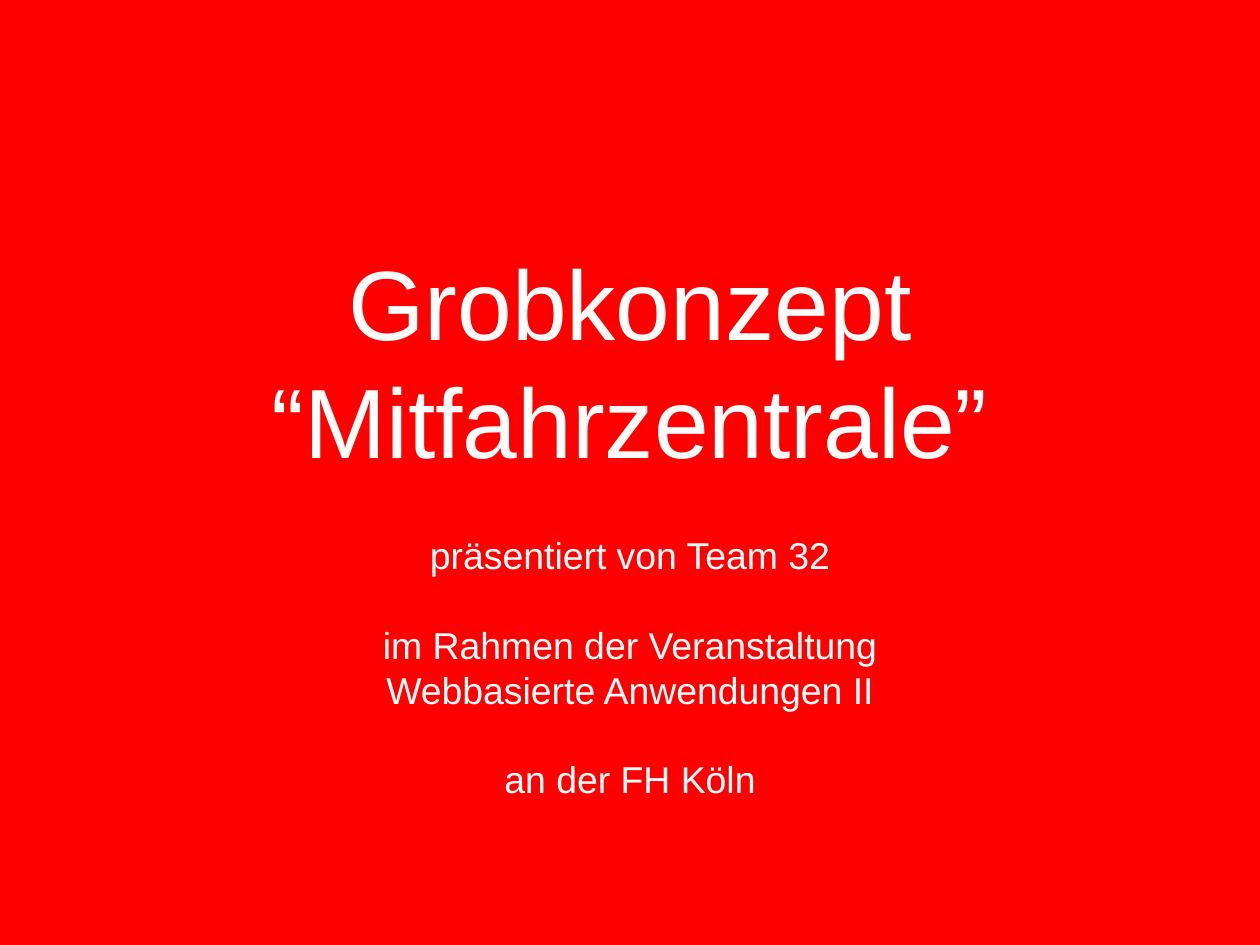
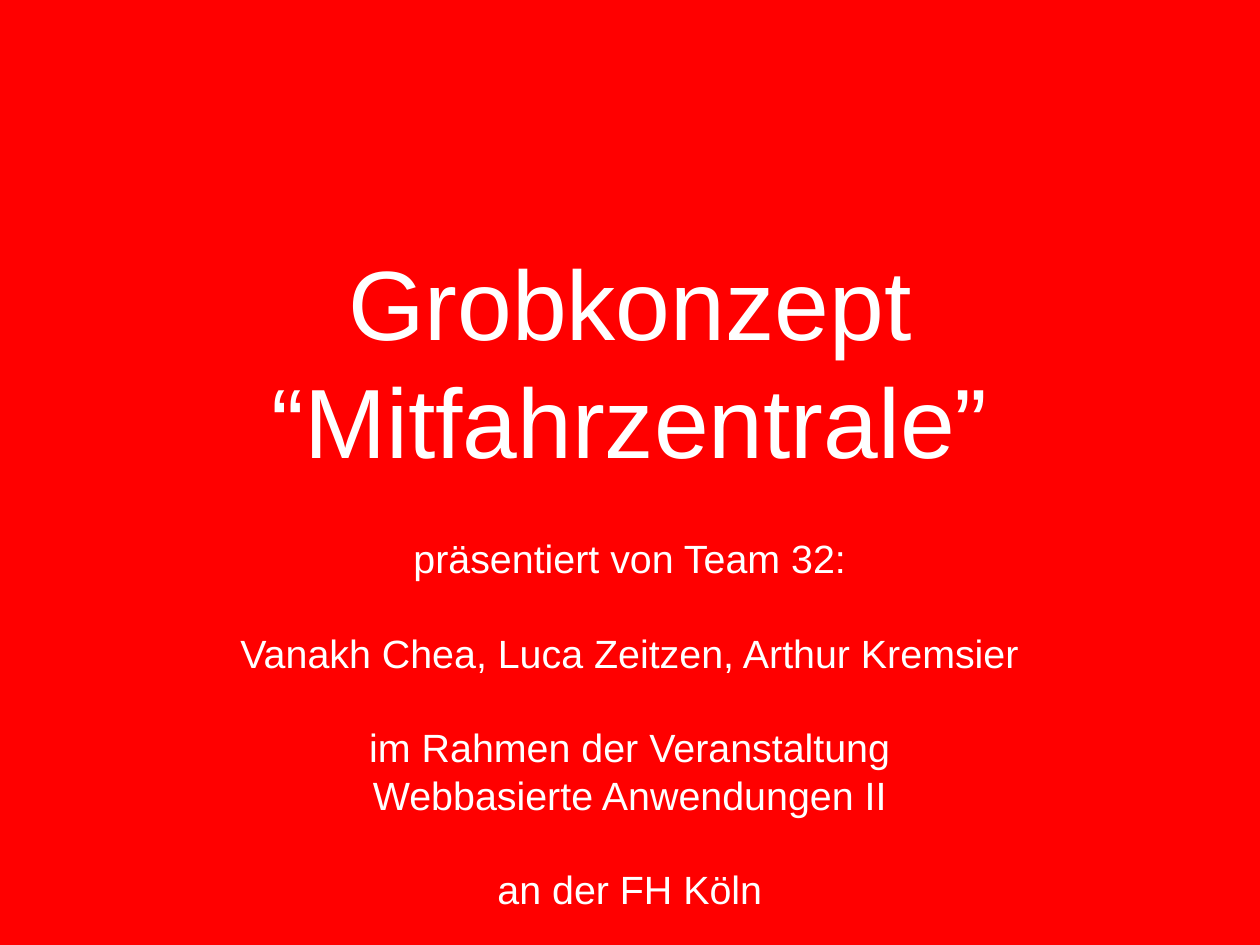
Before and after one commit to kanonenfutter/wba2_team32, a slide deck: slide 1 of Grobkonzept_ppfolien.pptx. Drawn at 1260x945 pixels with LibreOffice and Linux fonts; fonts in the diff are those of the drawing; background and template pictures are left out. Boxes give left, top, right and bottom in pixels: in the first picture for what was removed or moved away, otherwise in the second. Text is boxed around its words. In the diff, an @@ line names an element or a change of style, - is before the commit and + after.

```diff
--- a/Grobkonzept_ppfolien.pptx
+++ b/Grobkonzept_ppfolien.pptx
@@ text at (240,544,1019,673): text changed; size 30.4 to 32 pt @@
-präsentiert von Team 32
+präsentiert von Team 32:
+Vanakh Chea, Luca Zeitzen, Arthur Kremsier
@@ text at (369,733,890,905): size 30.4 to 32 pt in "im Rahmen der Veranstaltung", "Webbasierte Anwendungen II", "an der FH Köln" @@
```
Also in this commit, not shown: 3 other slides changed, 1 other file.
